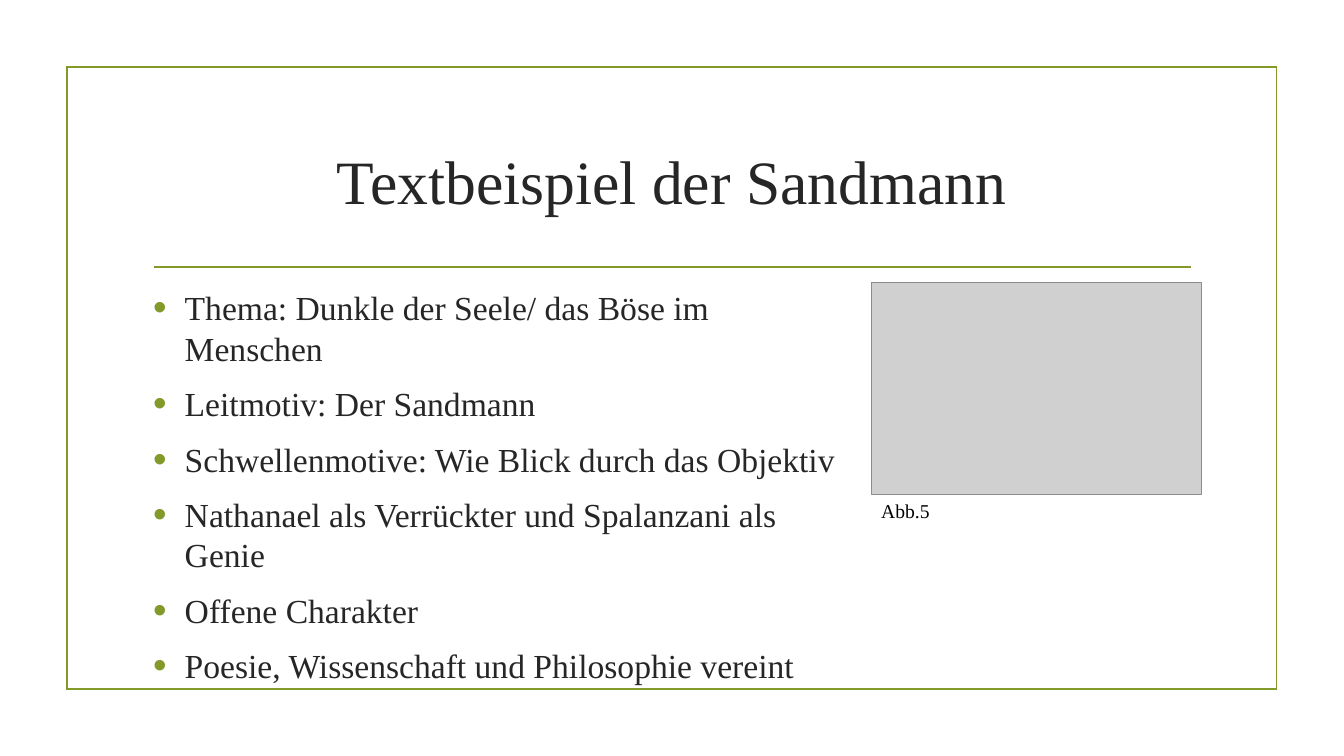
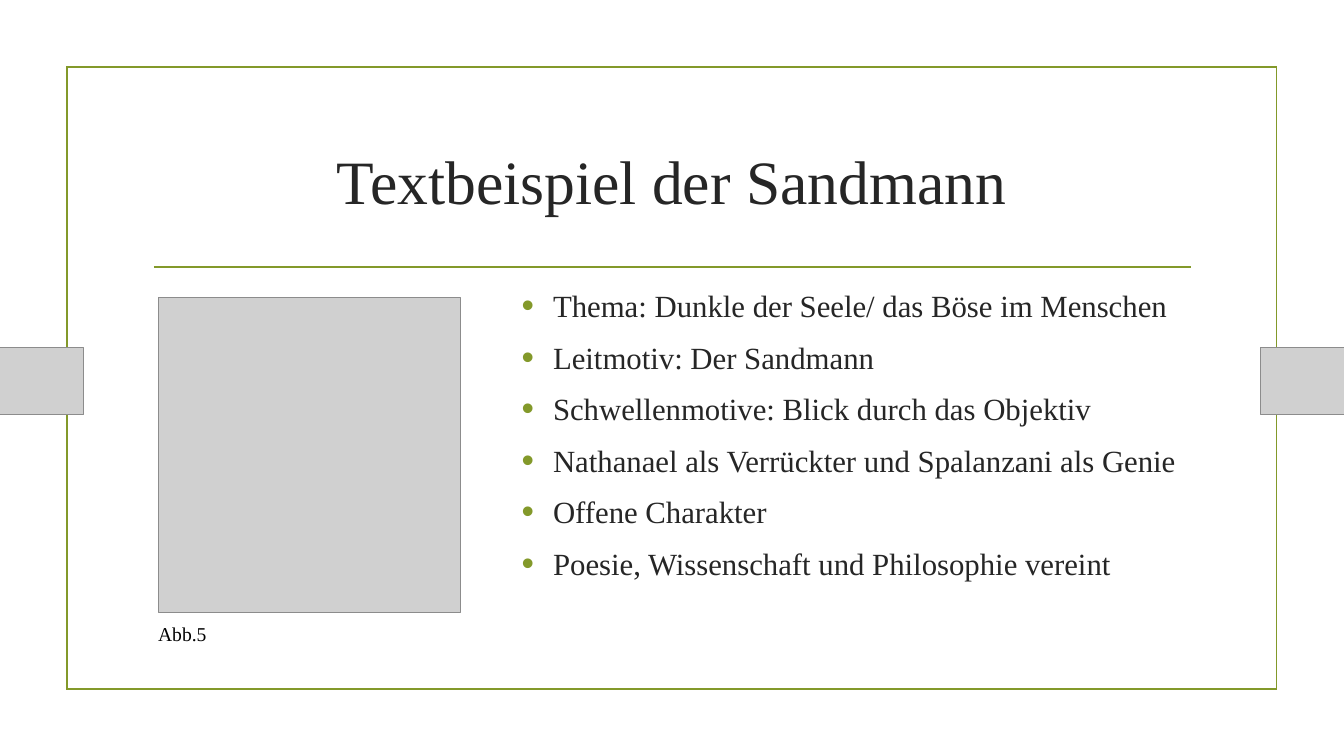
Before and after one commit to AkazeX/Schule, a slide deck: slide 9 of BM/Deutsch/Romantik/Romantik.pptx. Drawn at 1344x756 pixels with LibreOffice and Linux fonts; fonts in the diff are those of the drawing; grey boxes stand for pictures; background and template pictures are left out. Boxes give left, top, right and bottom in pixels: in the first picture for what was removed or moved away, otherwise in the second. Text is boxed around its words. In the diff, an @@ line names an element or a change of style, - is before the commit and + after.

```diff
--- a/BM/Deutsch/Romantik/Romantik.pptx
+++ b/BM/Deutsch/Romantik/Romantik.pptx
@@ rectangle removed at <box>67,68,1276,690</box> @@
@@ rectangle added at <box>67,68,1276,690</box>, outline #83992A 1.25 pt @@
@@ picture: place and size @@
-picture at <box>871,282,1201,494</box>
+picture at <box>158,297,461,612</box>
@@ text "Thema: Dunkle der Seele/ das ...": place and size @@
-text "Thema: Dunkle der Seele/ das ..." at <box>185,296,835,685</box>
+text "Thema: Dunkle der Seele/ das ..." at <box>553,295,1175,581</box>
@@ text at <box>553,295,1175,581</box>: size 24 to 22 pt in "Thema: Dunkle der Seele/ das Böse im ...", "Leitmotiv: Der Sandmann", "Nathanael als Verrückter und Spalanzani als Genie", "Offene Charakter" and 1 more places @@
@@ picture added at <box>0,348,84,414</box> @@
@@ picture added at <box>1261,348,1344,414</box> @@
@@ text at <box>553,398,1091,426</box>: text changed; size 24 to 22 pt @@
-• Schwellenmotive: Wie Blick durch das Objektiv
+• Schwellenmotive: Blick durch das Objektiv
@@ text "Abb.5": place and size @@
-text "Abb.5" at <box>881,504,929,519</box>
+text "Abb.5" at <box>158,627,206,642</box>
```
Also in this commit, not shown: 7 other slides changed, 2 slides added, 1 slide removed, 5 other files.
